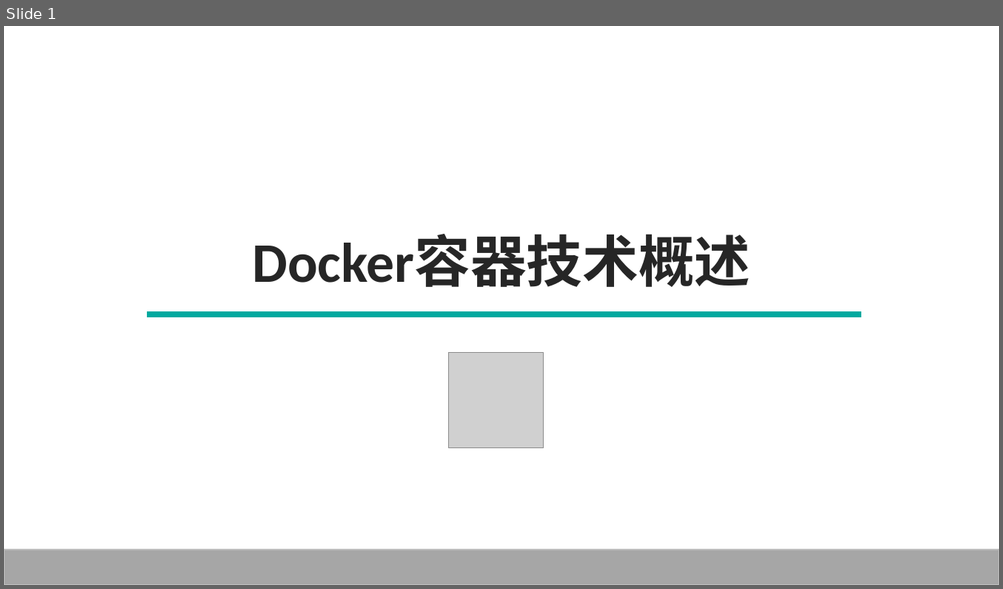
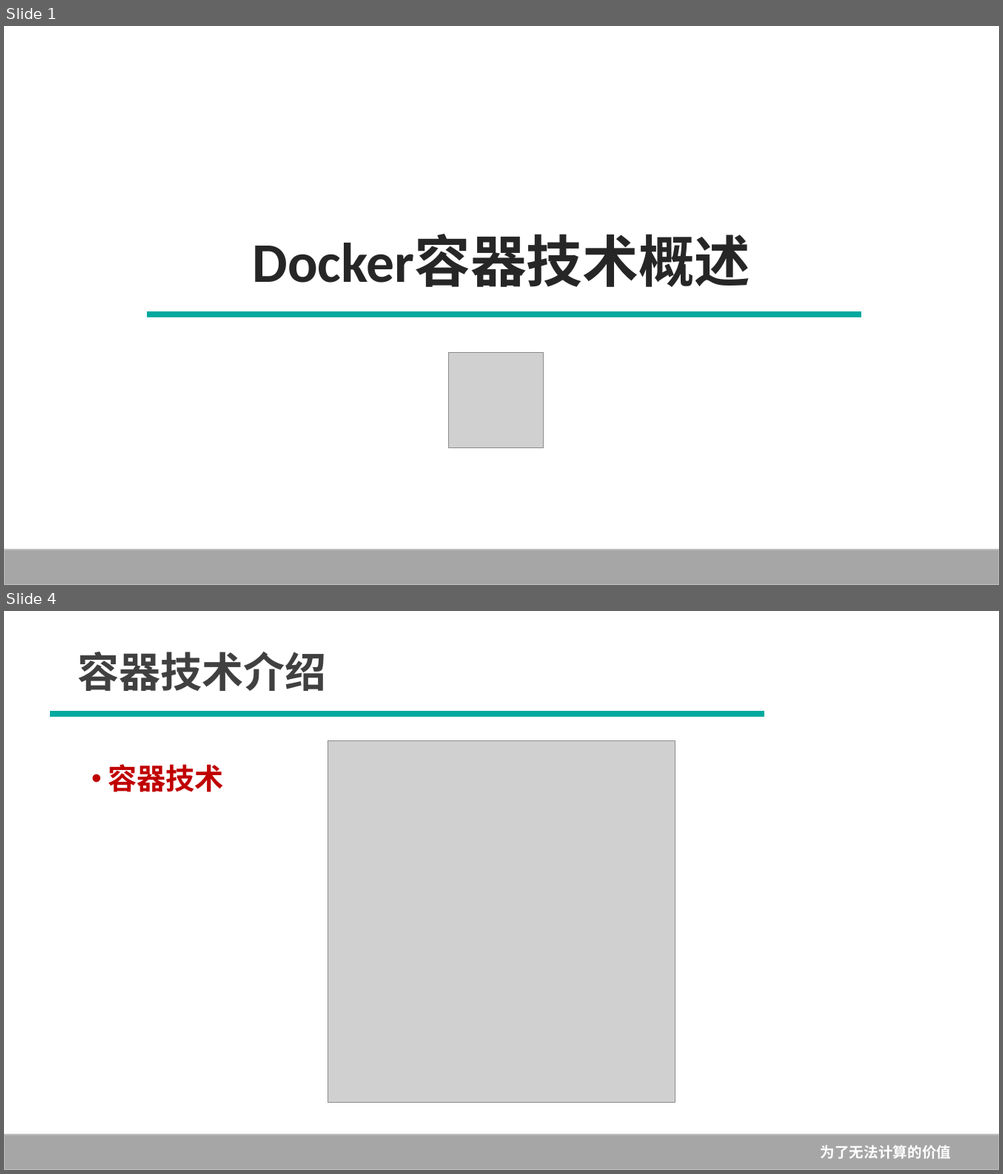
Before and after one commit to Rain-Ricky/TEST1, a slide deck: 1--Docker概述.pptx. Shown one above the other, each under a label of ours: slide 1 before the commit, slides 1 and 4 after it; the slides between them are not shown. The pictures are 1003x589 and 1003x1174 pixels, drawn with LibreOffice and Linux fonts; fonts in the diff are those of the drawing; grey boxes stand for pictures; background and template pictures are left out. Boxes give left, top, right and bottom in pixels: in the first picture for what was removed or moved away, otherwise in the second. Text is boxed around its words. In the diff, an @@ line names an element or a change of style, - is before the commit and + after.

```diff
--- a/1--Docker概述.pptx
+++ b/1--Docker概述.pptx
@@ slide 4 added at (x1=4, y1=611, x2=999, y2=1170), background #FFFFFF @@
@@ text added at (x1=78, y1=652, x2=327, y2=691), 40 pt, text #404040, bold @@
+容器技术介绍
@@ line added from (51, 714) to (764, 714), #00A99F 5.75 pt @@
@@ picture added at (x1=328, y1=741, x2=675, y2=1102) @@
@@ text added at (x1=108, y1=764, x2=225, y2=792), 28 pt, text #C00000, bold @@
+• 容器技术
@@ rectangle added at (x1=4, y1=1135, x2=999, y2=1170), fill #A6A6A6, outline #BFBFBF 1 pt, 14 pt, text #FFFFFF, bold @@
+为了无法计算的价值
```
Also in this commit, not shown: 7 slides changed, 11 other slides added, 3 slides removed, 1 other file.
